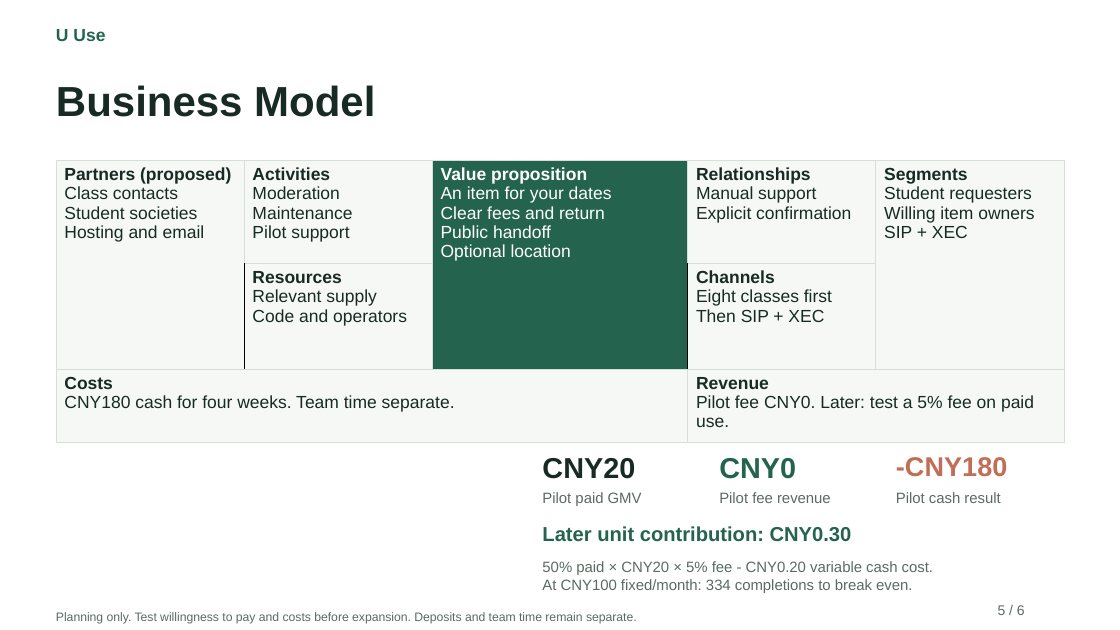
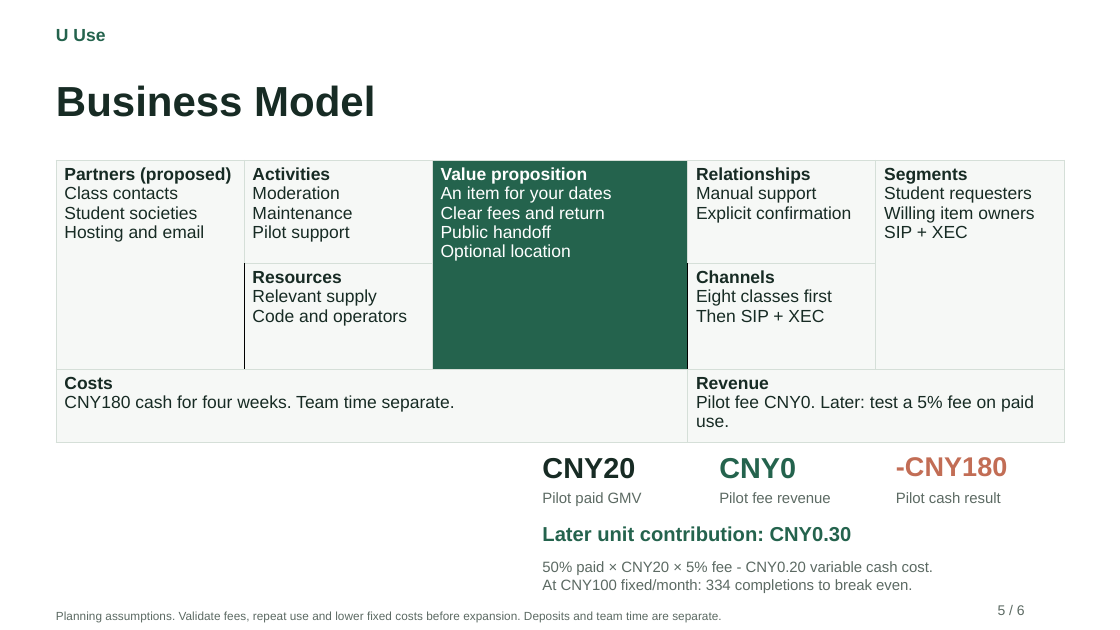
Before and after one commit to Rita020903/U-Use, a slide deck: slide 5 of A1_Current/UUse_A1_6_Slides.pptx. Drawn at 1120x630 pixels with LibreOffice and Linux fonts; fonts in the diff are those of the drawing. Boxes give left, top, right and bottom in pixels: in the first picture for what was removed or moved away, otherwise in the second. Text is boxed around its words. In the diff, an @@ line names an element or a change of style, - is before the commit and + after.

```diff
--- a/A1_Current/UUse_A1_6_Slides.pptx
+++ b/A1_Current/UUse_A1_6_Slides.pptx
@@ text at <box>56,611,721,623</box>: text changed; size 10.5 to 10.1 pt @@
-Planning only. Test willingness to pay and costs before expansion. Deposits and team time remain separate.
+Planning assumptions. Validate fees, repeat use and lower fixed costs before expansion. Deposits and team time are separate.
```
Also in this commit, not shown: 5 other slides changed, 7 other files.
